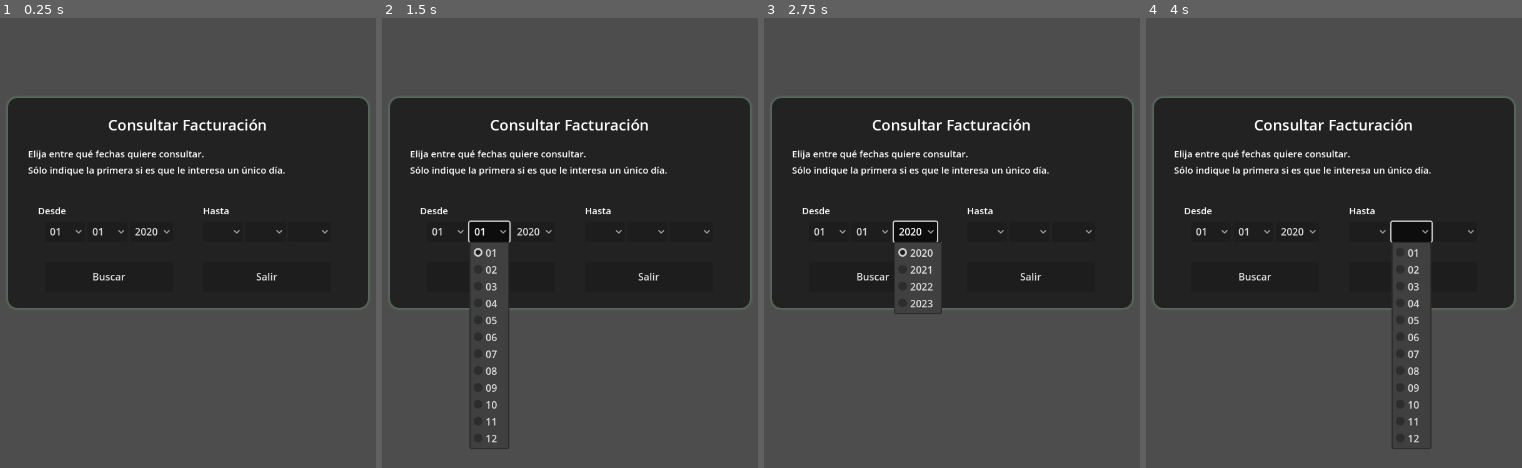
Above: before the commit, frames 1-4 (left to right).
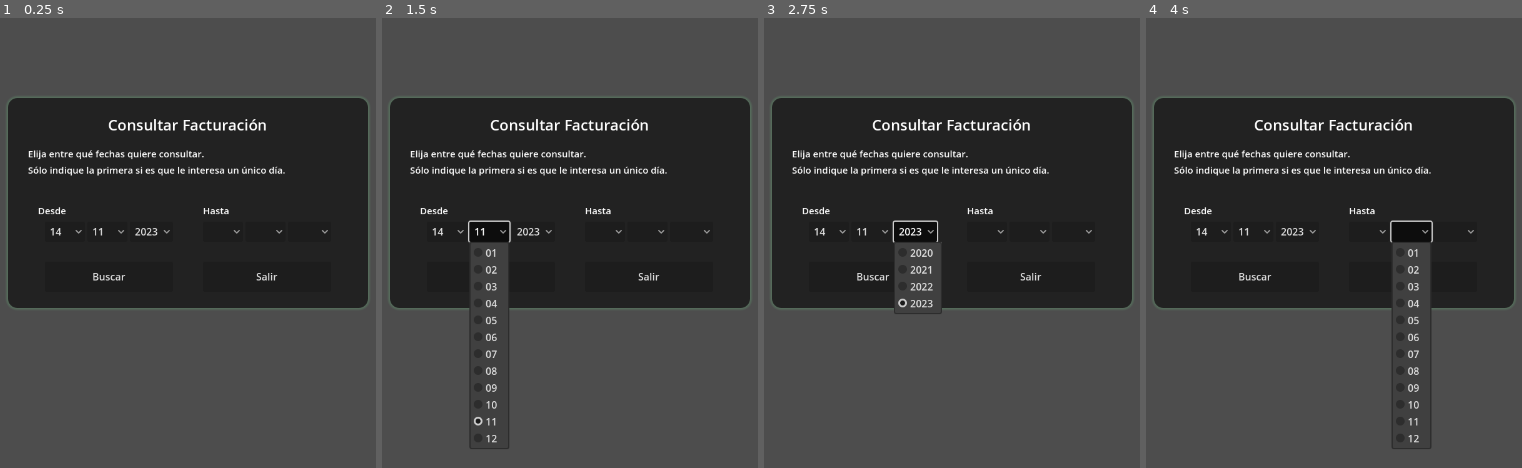
Above: after the commit, the same moments.

Repository: FaArMa/SGG-GDEng
Game: Godot game, scene res://scenes/billing_menu_scene/billing_menu_scene.tscn
Two runs of this game, one before a commit and one after it. Both use one fixed random seed, a clock stepped at 60 frames per second and the inputs below. This scene is started directly instead of the project's main scene.
Inputs (mouse positions are in pixels of both pictures, inside the frame that each line leads up to):
- Up to frame 1 (0.25 s): no input
- Up to frame 2 (1.5 s): click "01" (after the commit: "14") at 0.5 s; click "01" (after the commit: "11") at 1.25 s
- Up to frame 3 (2.75 s): click "2020" (after the commit: "2023") at 2 s
- Up to frame 4 (4 s): click (1367, 234) at 2.75 s; click (1412, 234) at 3.5 s

The runs differ from the first frame. In frame 1, less than 0.1% of the frame differs, in the area x 13-43%, y 46-49%; in frame 2, 0.1%; in frame 3, 0.1%, in the area x 13-43%, y 46-65%; in frame 4, less than 0.1%.

Commit message:
Billing Menu: Refactorizar la selección y llenado de fechas

Diff:
--- a/SGG/scenes/billing_menu_scene/billing_menu_scene.gd
+++ b/SGG/scenes/billing_menu_scene/billing_menu_scene.gd
@@ -1,4 +1,5 @@
 extends Control
+
 
 @onready var Search_Dialog = $Billing_Menu_Container/Search_Result_Container
 @onready var Search_Items = $Billing_Menu_Container/Search_Result_Container/Search_Result_Content_Container/Search_Container/Search_Items
@@ -9,8 +10,8 @@
 @onready var To_Day = $Billing_Menu_Container/Content_Container/Input_And_Button_Container/To_Date_Container/To_Day
 @onready var To_Month = $Billing_Menu_Container/Content_Container/Input_And_Button_Container/To_Date_Container/To_Month
 @onready var To_Year = $Billing_Menu_Container/Content_Container/Input_And_Button_Container/To_Date_Container/To_Year
-
 @onready var bills_in_search: Dictionary = {}
+@onready var system_datetime: Dictionary = Time.get_datetime_dict_from_system()
 
 
 func _ready():
@@ -19,25 +20,21 @@
 
 
 func fill_dates():
-	for i in range(1,32):
-		if i < 10:
-			From_Day.add_item("0%d" % i)
-			To_Day.add_item("0%d" % i)
-		else:
-			From_Day.add_item("%d" % i)
-			To_Day.add_item("%d" % i)
+	for i in range(1, 32):
+		From_Day.add_item("%02d" % i)
+		To_Day.add_item("%02d" % i)
 
 	for i in range(1, 13):
-		if i < 10:
-			From_Month.add_item("0%d" % i)
-			To_Month.add_item("0%d" % i)
-		else:
-			From_Month.add_item("%d" % i)
-			To_Month.add_item("%d" % i)
+		From_Month.add_item("%02d" % i)
+		To_Month.add_item("%02d" % i)
 
 	for i in range(2020, 2024):
 		From_Year.add_item("%d" % i)
 		To_Year.add_item("%d" % i)
+
+	From_Day.selected = system_datetime.day - 1
+	From_Month.selected = system_datetime.month - 1
+	From_Year.selected = system_datetime.year - From_Year.get_item_text(0).to_int()
 
 	To_Day.selected = -1
 	To_Month.selected = -1
@@ -86,6 +83,9 @@
 func _on_exit_search_pressed():
 	Search_Items.clear()
 	Search_Dialog.hide()
+	From_Day.selected = system_datetime.day - 1
+	From_Month.selected = system_datetime.month - 1
+	From_Year.selected = system_datetime.year - From_Year.get_item_text(0).to_int()
 	To_Day.selected = -1
 	To_Month.selected = -1
 	To_Year.selected = -1
@@ -105,9 +105,9 @@
 	match index:
 		1:
 			length = 29
-		3,5,8,10:
+		3, 5, 8, 10:
 			length = 31
-		0,2,4,6,7,9,11:
+		0, 2, 4, 6, 7, 9, 11:
 			length = 32
 
 	correct_days(input, length, index)
@@ -117,11 +117,8 @@
 	var last_selected_index = input.get_selected()
 	input.clear()
 
-	for i in range(1,month_length):
-		if i < 10:
-			input.add_item("0%d" % i)
-		else:
-			input.add_item("%d" % i)
+	for i in range(1, month_length):
+		input.add_item("%02d" % i)
 
 	if index < month_length:
 		input.selected = last_selected_index
